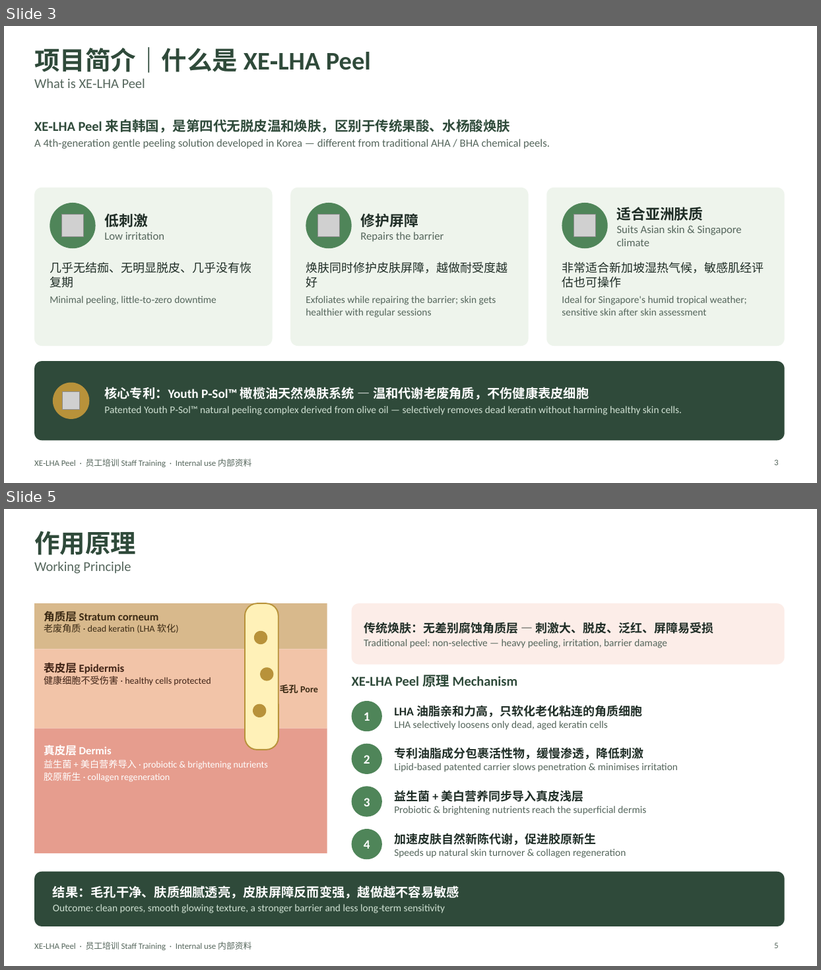
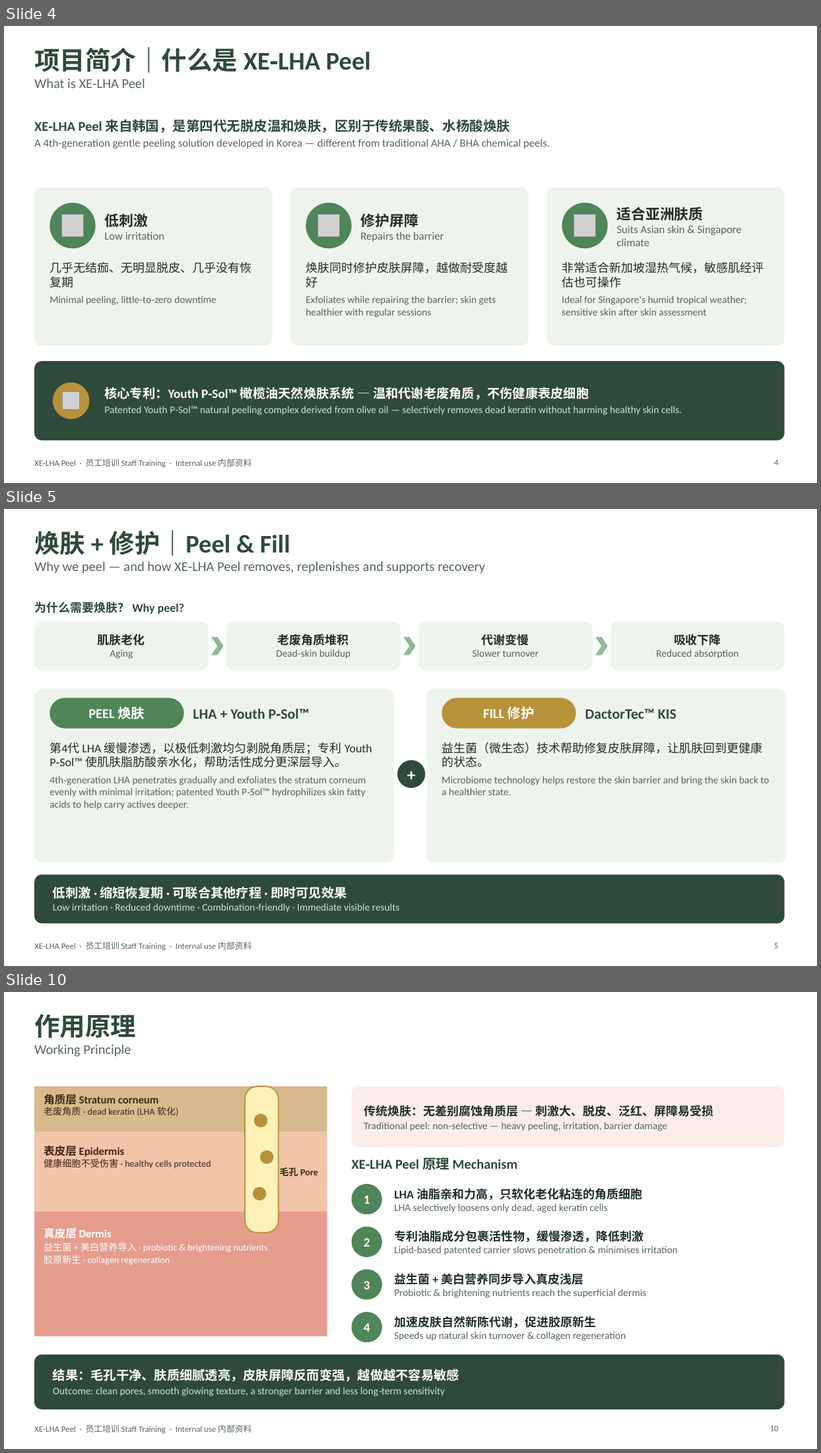
Before and after one commit to wanxinlee/cautious-computing-machine, a slide deck: XE-LHA-Peel-Staff-Training.pptx. Shown one above the other, each under a label of ours: slides 3 and 5 before the commit, slides 4, 5 and 10 after it; the slides between them are not shown. The pictures are 821x970 and 821x1453 pixels, drawn with LibreOffice and Linux fonts; fonts in the diff are those of the drawing; grey boxes stand for pictures. Boxes give left, top, right and bottom in pixels: in the first picture for what was removed or moved away, otherwise in the second. Text is boxed around its words. In the diff, an @@ line names an element or a change of style, - is before the commit and + after.

```diff
--- a/XE-LHA-Peel-Staff-Training.pptx
+++ b/XE-LHA-Peel-Staff-Training.pptx
@@ slide 5 added at (x1=4, y1=509, x2=817, y2=966), background #FFFFFF; not listed: 1 template element that a slide beside it also shows @@
@@ title added at (x1=34, y1=530, x2=485, y2=574), 16 pt, text #55665C @@
+焕肤 + 修护｜Peel & Fill
+Why we peel — and how XE‑LHA Peel removes, replenishes and supports recovery
@@ text added at (x1=34, y1=601, x2=184, y2=614), 14 pt, text #2F4A3A, bold @@
+为什么需要焕肤？ Why peel?
@@ rounded rectangle added at (x1=34, y1=622, x2=209, y2=671), fill #EEF4EC @@
@@ rounded rectangle added at (x1=226, y1=622, x2=401, y2=671), fill #EEF4EC @@
@@ rounded rectangle added at (x1=418, y1=622, x2=593, y2=671), fill #EEF4EC @@
@@ rounded rectangle added at (x1=611, y1=622, x2=785, y2=671), fill #EEF4EC @@
@@ text added at (x1=98, y1=634, x2=145, y2=659), 12 pt, text #55665C @@
+肌肤老化
+Aging
@@ chevron added at (x1=211, y1=637, x2=224, y2=656), fill #8FB996 @@
@@ text added at (x1=276, y1=634, x2=350, y2=659), 12 pt, text #55665C @@
+老废角质堆积
+Dead‑skin buildup
@@ chevron added at (x1=403, y1=637, x2=416, y2=656), fill #8FB996 @@
@@ text added at (x1=473, y1=634, x2=539, y2=657), 12 pt, text #55665C @@
+代谢变慢
+Slower turnover
@@ chevron added at (x1=596, y1=637, x2=608, y2=656), fill #8FB996 @@
@@ text added at (x1=656, y1=634, x2=739, y2=659), 12 pt, text #55665C @@
+吸收下降
+Reduced absorption
@@ rounded rectangle added at (x1=34, y1=689, x2=395, y2=863), fill #EEF4EC @@
@@ rounded rectangle added at (x1=50, y1=698, x2=184, y2=729), fill #4F8559, 16 pt, text #FFFFFF, bold @@
+PEEL 焕肤
@@ rounded rectangle added at (x1=426, y1=689, x2=787, y2=863), fill #EEF4EC @@
@@ rounded rectangle added at (x1=442, y1=698, x2=576, y2=729), fill #B8923A, 16 pt, text #FFFFFF, bold @@
+FILL 修护
@@ text added at (x1=193, y1=708, x2=309, y2=719), 17 pt, text #2F4A3A, bold @@
+LHA + Youth P‑Sol™
@@ text added at (x1=585, y1=709, x2=677, y2=719), 17 pt, text #2F4A3A, bold @@
+DactorTec™ KIS
@@ text added at (x1=50, y1=743, x2=372, y2=810), 12 pt, text #55665C @@
+第4代 LHA 缓慢渗透，以极低刺激均匀剥脱角质层；专利 Youth P‑Sol™ 使肌肤脂肪酸亲水化，帮助活性成分更深层导入。
+4th‑generation LHA penetrates gradually and exfoliates the stratum corneum evenly with minimal irritation; patented Youth P‑Sol™ hydrophilizes skin fatty acids to help carry actives deeper.
@@ text added at (x1=442, y1=743, x2=769, y2=795), 12 pt, text #55665C @@
+益生菌（微生态）技术帮助修复皮肤屏障，让肌肤回到更健康的状态。
+Microbiome technology helps restore the skin barrier and bring the skin back to a healthier state.
@@ ellipse added at (x1=396, y1=759, x2=426, y2=789), fill #2F4A3A, outline #FFFFFF 3 pt @@
@@ text added at (x1=396, y1=759, x2=426, y2=789), 20 pt, text #FFFFFF, bold @@
++
@@ rounded rectangle added at (x1=34, y1=875, x2=785, y2=923), fill #2F4A3A @@
@@ text added at (x1=53, y1=887, x2=400, y2=913), 12 pt, text #CFE0D2 @@
+低刺激 · 缩短恢复期 · 可联合其他疗程 · 即时可见效果
+Low irritation · Reduced downtime · Combination‑friendly · Immediate visible results
@@ page number added at (x1=774, y1=943, x2=778, y2=949), 10 pt, text #55665C @@
+5
@@ what was slide 3 is now slide 4 @@
@@ page number at (x1=774, y1=460, x2=778, y2=466): text changed @@
-3
+4
@@ what was slide 5 is now slide 10 @@
@@ page number at (x1=770, y1=1426, x2=779, y2=1432): text changed @@
-5
+10
```
Also in this commit, not shown: 6 slides changed, 6 other slides added, 1 slide removed.
